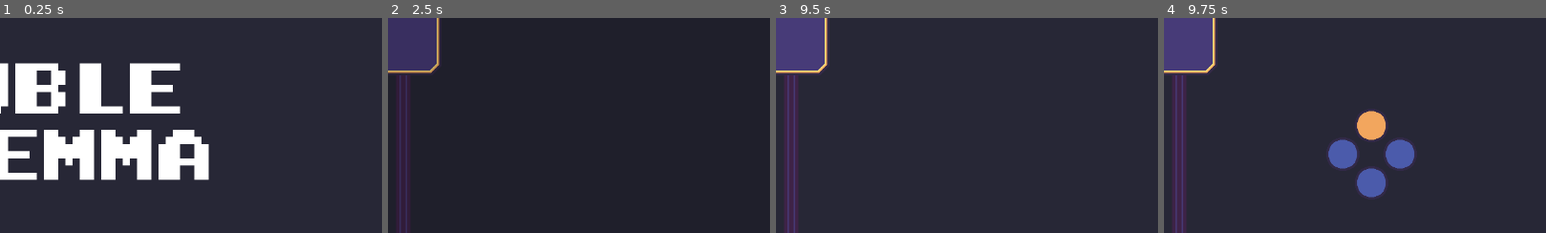
Above: before the commit, frames 1-4 (left to right).
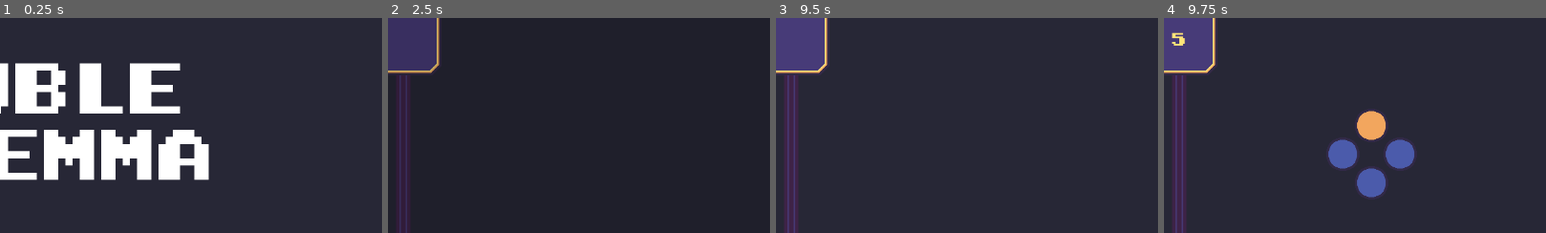
Above: after the commit, the same moments.

Repository: VileOar/js-final-proj
Game: Godot game, scene res://src/main_scenes/main_menu/main_menu.tscn
Same seed, same stepped clock (60 frames per second), same inputs: the game is played once before the commit and once after it.
Inputs (mouse positions are % of the whole screen's width and height, from its top left):
- Up to frame 1 (0.25 s): no input
- Up to frame 2 (2.5 s): click "Start Game" at 0.5 s; click "Start Game" at 1.25 s; click "Start Game" at 2 s
- Up to frame 3 (9.5 s): move the mouse to (72, 45) at 2.77 s; hold D (coop_right) 2.78-3.53 s; click (72, 45) at 2.92 s; move the mouse to (30, 55) at 3.52 s; hold S (coop_down) 3.53-4.28 s; move the mouse to (60, 28) at 4.27 s; hold D (coop_right) 4.28-5.03 s; move the mouse to (45, 70) at 5.02 s; hold W (coop_up) 5.03-5.78 s; click (45, 70) at 5.17 s; move the mouse to (80, 65) at 5.77 s; hold A (coop_left) 5.78-7.28 s; move the mouse to (20, 35) at 6.52 s; tap Enter at 7.25 s; move the mouse to (55, 50) at 7.27 s; hold S (coop_down) 7.28-8.03 s; click (55, 50) at 7.42 s; tap Space at 8 s; move the mouse to (35, 25) at 8.02 s; hold D (coop_right) 8.03-8.78 s; move the mouse to (72, 45) at 8.77 s; hold W (coop_up) from 8.78 s (still down)
- Up to frame 4 (9.75 s): move the mouse to (30, 55) at 9.52 s; release W (coop_up) at 9.53 s; hold D (coop_right) from 9.53 s (still down); click (30, 55) at 9.67 s
The pictures show only the part of the screen within x 48-98%, y 0-50%; the shares and areas given below are measured in that part.

Frames 1-3 are identical in both runs. In frame 4, 0.1% of the frame differs, in the area x 2-6%, y 6-13%.

Commit message:
started missing features and fixes
fixed incorrect round count
improved readability of round flow (code is no longer in animation_finished callback, but in a proper function instead)

Diff:
--- a/project.godot
+++ b/project.godot
@@ -12,7 +12,7 @@
 
 config/name="JS_Project"
 run/main_scene="res://src/main_scenes/main_menu/main_menu.tscn"
-config/features=PackedStringArray("4.2", "Forward Plus")
+config/features=PackedStringArray("4.3", "Forward Plus")
 config/icon="res://icon.svg"
 
 [autoload]
@@ -39,74 +39,74 @@
 
 ui_select={
 "deadzone": 0.5,
-"events": [Object(InputEventKey,"resource_local_to_scene":fa …(170 unchanged characters)… _keycode":0,"key_label":0,"unicode":32,"echo":false,"script":null)
+"events": [Object(InputEventKey,"resource_local_to_scene":fa …(170 unchanged characters)… _keycode":0,"key_label":0,"unicode":32,"location":0,"echo":false,"script":null)
 ]
 }
 ui_left={
 "deadzone": 0.5,
-"events": [Object(InputEventKey,"resource_local_to_scene":fa …(174 unchanged characters)… l_keycode":0,"key_label":0,"unicode":0,"echo":false,"script":null)
+"events": [Object(InputEventKey,"resource_local_to_scene":fa …(174 unchanged characters)… l_keycode":0,"key_label":0,"unicode":0,"location":0,"echo":false,"script":null)
 ]
 }
 ui_right={
 "deadzone": 0.5,
-"events": [Object(InputEventKey,"resource_local_to_scene":fa …(174 unchanged characters)… l_keycode":0,"key_label":0,"unicode":0,"echo":false,"script":null)
+"events": [Object(InputEventKey,"resource_local_to_scene":fa …(174 unchanged characters)… l_keycode":0,"key_label":0,"unicode":0,"location":0,"echo":false,"script":null)
 ]
 }
 ui_up={
 "deadzone": 0.5,
-"events": [Object(InputEventKey,"resource_local_to_scene":fa …(174 unchanged characters)… l_keycode":0,"key_label":0,"unicode":0,"echo":false,"script":null)
+"events": [Object(InputEventKey,"resource_local_to_scene":fa …(174 unchanged characters)… l_keycode":0,"key_label":0,"unicode":0,"location":0,"echo":false,"script":null)
 ]
 }
 ui_down={
 "deadzone": 0.5,
-"events": [Object(InputEventKey,"resource_local_to_scene":fa …(174 unchanged characters)… l_keycode":0,"key_label":0,"unicode":0,"echo":false,"script":null)
+"events": [Object(InputEventKey,"resource_local_to_scene":fa …(174 unchanged characters)… l_keycode":0,"key_label":0,"unicode":0,"location":0,"echo":false,"script":null)
 ]
 }
 coop_left={
 "deadzone": 0.5,
-"events": [Object(InputEventKey,"resource_local_to_scene":fa …(171 unchanged characters)… _keycode":0,"key_label":0,"unicode":97,"echo":false,"script":null)
+"events": [Object(InputEventKey,"resource_local_to_scene":fa …(171 unchanged characters)… _keycode":0,"key_label":0,"unicode":97,"location":0,"echo":false,"script":null)
 , Object(InputEventJoypadButton,"resource_local_to_scene":false,"resource_name":"","device":-1,"button_index":13,"pressure":0.0,"pressed":true,"script":null)
 ]
 }
 coop_right={
 "deadzone": 0.5,
-"events": [Object(InputEventKey,"resource_local_to_scene":fa …(172 unchanged characters)… keycode":0,"key_label":0,"unicode":100,"echo":false,"script":null)
+"events": [Object(InputEventKey,"resource_local_to_scene":fa …(172 unchanged characters)… keycode":0,"key_label":0,"unicode":100,"location":0,"echo":false,"script":null)
 , Object(InputEventJoypadButton,"resource_local_to_scene":false,"resource_name":"","device":-1,"button_index":14,"pressure":0.0,"pressed":true,"script":null)
 ]
 }
 coop_up={
 "deadzone": 0.5,
-"events": [Object(InputEventKey,"resource_local_to_scene":fa …(172 unchanged characters)… keycode":0,"key_label":0,"unicode":119,"echo":false,"script":null)
+"events": [Object(InputEventKey,"resource_local_to_scene":fa …(172 unchanged characters)… keycode":0,"key_label":0,"unicode":119,"location":0,"echo":false,"script":null)
 , Object(InputEventJoypadButton,"resource_local_to_scene":false,"resource_name":"","device":-1,"button_index":11,"pressure":0.0,"pressed":true,"script":null)
 ]
 }
 coop_down={
 "deadzone": 0.5,
-"events": [Object(InputEventKey,"resource_local_to_scene":fa …(172 unchanged characters)… keycode":0,"key_label":0,"unicode":115,"echo":false,"script":null)
+"events": [Object(InputEventKey,"resource_local_to_scene":fa …(172 unchanged characters)… keycode":0,"key_label":0,"unicode":115,"location":0,"echo":false,"script":null)
 , Object(InputEventJoypadButton,"resource_local_to_scene":false,"resource_name":"","device":-1,"button_index":12,"pressure":0.0,"pressed":true,"script":null)
 ]
 }
 defect_left={
 "deadzone": 0.5,
-"events": [Object(InputEventKey,"resource_local_to_scene":fa …(175 unchanged characters)… l_keycode":0,"key_label":0,"unicode":0,"echo":false,"script":null)
+"events": [Object(InputEventKey,"resource_local_to_scene":fa …(175 unchanged characters)… l_keycode":0,"key_label":0,"unicode":0,"location":0,"echo":false,"script":null)
 , Object(InputEventJoypadButton,"resource_local_to_scene":false,"resource_name":"","device":-1,"button_index":2,"pressure":0.0,"pressed":true,"script":null)
 ]
 }
 defect_right={
 "deadzone": 0.5,
-"events": [Object(InputEventKey,"resource_local_to_scene":fa …(175 unchanged characters)… l_keycode":0,"key_label":0,"unicode":0,"echo":false,"script":null)
+"events": [Object(InputEventKey,"resource_local_to_scene":fa …(175 unchanged characters)… l_keycode":0,"key_label":0,"unicode":0,"location":0,"echo":false,"script":null)
 , Object(InputEventJoypadButton,"resource_local_to_scene":false,"resource_name":"","device":-1,"button_index":1,"pressure":0.0,"pressed":true,"script":null)
 ]
 }
 defect_up={
 "deadzone": 0.5,
-"events": [Object(InputEventKey,"resource_local_to_scene":fa …(175 unchanged characters)… l_keycode":0,"key_label":0,"unicode":0,"echo":false,"script":null)
+"events": [Object(InputEventKey,"resource_local_to_scene":fa …(175 unchanged characters)… l_keycode":0,"key_label":0,"unicode":0,"location":0,"echo":false,"script":null)
 , Object(InputEventJoypadButton,"resource_local_to_scene":false,"resource_name":"","device":-1,"button_index":3,"pressure":0.0,"pressed":true,"script":null)
 ]
 }
 defect_down={
 "deadzone": 0.5,
-"events": [Object(InputEventKey,"resource_local_to_scene":fa …(175 unchanged characters)… l_keycode":0,"key_label":0,"unicode":0,"echo":false,"script":null)
+"events": [Object(InputEventKey,"resource_local_to_scene":fa …(175 unchanged characters)… l_keycode":0,"key_label":0,"unicode":0,"location":0,"echo":false,"script":null)
 , Object(InputEventJoypadButton,"resource_local_to_scene":false,"resource_name":"","device":-1,"button_index":0,"pressure":0.0,"pressed":true,"script":null)
 ]
 }
--- a/src/autoloads/Global.gd
+++ b/src/autoloads/Global.gd
@@ -35,10 +35,10 @@
 const WRONG_DELAY = 2.0
 
 ## total time for a round
-const ROUND_TIME = 20.0
+const ROUND_TIME = 5.0
 
 ## number of rounds in a game
-const NUM_ROUNDS = 5
+const NUM_ROUNDS = 2
 
 ## round lose penalty multiplier
 const LOSE_PENALTY_MULTIPLIER = 0.5
--- a/src/main_scenes/game/round_game/round_game.gd
+++ b/src/main_scenes/game/round_game/round_game.gd
@@ -51,7 +51,7 @@
 	else:
 		_dyad1.hide()
 
-	_anim.play("fade_in")
+	_setup_round()
 
 	Signals.new_player_answer.connect(_on_new_player_answer)
 
@@ -63,6 +63,7 @@
 func _start_round() -> void:
 	Global.play_music_track("")
 	_time_counter = Global.ROUND_TIME
+	_timer_label.text = str(_time_counter)
 
 	_unstable_dyads = 1
 	if SharedData.is_4player_mode(): # if 4 players also start the second one
@@ -85,7 +86,9 @@
 
 	_round_results_screen.hide()
 
-	_anim.play("fade_in")
+	_timer_label.hide()
+
+	_setup_round()
 
 
 ## func actually add the points to player data[br]
@@ -128,6 +131,31 @@
 	SharedData.add_player_score(3, p3_score)
 
 
+## wait for all round preparations to be complete (in-game animations like screen fade)
+func _setup_round():
+	Global.play_music_track("") # stop music before fade in
+	_anim.play('fade_in')
+	await _anim.animation_finished
+	if _anim.assigned_animation != 'fade_in': # sanity check
+		push_warning("Last played animation '%s' does not correspond to expected 'fade_in'")
+
+	_start_round()
+
+
+## advance to new round, depending on current round count, may restart or advance to end screen
+func _wrapup_round():
+	_anim.play('fade_out')
+	await _anim.animation_finished
+	if _anim.assigned_animation != 'fade_out': # sanity check
+		push_warning("Last played animation '%s' does not correspond to expected 'fade_out'")
+
+	_round += 1 # increment round counter
+	if _round >= Global.NUM_ROUNDS:
+		get_tree().change_scene_to_packed(_end_scene)
+	else:
+		_cleanup_round()
+
+
 # ------------------------------
 # || --- SIGNAL CALLBACKS --- ||
 # ------------------------------
@@ -136,7 +164,6 @@
 	_time_counter -= 1
 	_timer_label.text = str(_time_counter)
 	if _time_counter <= 0: # if time reached end
-		Global.play_music_track("")
 
 		_dyad0.stop_dyad()
 		_dyad1.stop_dyad()
@@ -154,17 +181,6 @@
 		_round_results_screen.start_point_solving(_round_stats)
 	else: # else, keep going
 		_timer.start(1)
-
-
-func _on_animation_player_animation_finished(anim_name):
-	if anim_name == "fade_in": # start round
-		_round += 1
-		_start_round()
-	elif anim_name == "fade_out": # cleanup round
-		if _round > Global.NUM_ROUNDS:
-			get_tree().change_scene_to_packed(_end_scene)
-		else:
-			_cleanup_round()
 
 
 ## for when a dyad reports being ready
@@ -177,10 +193,12 @@
 			_dyad1.start_dyad()
 		_timer.start(1)
 		Global.play_music_track("game")
-
-
+		_timer_label.show()
+
+
+## callback for when round results screen 'next round' button is pressed
 func _on_round_results_sreen_next_round():
-	_anim.play("fade_out")
+	_wrapup_round()
 
 
 ## callback to when an answer is created, for statistics
--- a/src/main_scenes/game/round_game/round_game.tscn
+++ b/src/main_scenes/game/round_game/round_game.tscn
@@ -108,6 +108,7 @@
 
 [node name="TimerLabel" type="Label" parent="MarginContainer/VBoxContainer/TimerContainer"]
 unique_name_in_owner = true
+visible = false
 layout_mode = 2
 theme_type_variation = &"ScoreLabel"
 horizontal_alignment = 1
@@ -157,4 +158,3 @@
 [connection signal="stable" from="MarginContainer/VBoxContainer/DyadContainer/Dyad0" to="." method="_on_dyad_stable"]
 [connection signal="stable" from="MarginContainer/VBoxContainer/DyadContainer/Dyad1" to="." method="_on_dyad_stable"]
 [connection signal="next_round" from="RoundResultsSreen" to="." method="_on_round_results_sreen_next_round"]
-[connection signal="animation_finished" from="AnimationPlayer" to="." method="_on_animation_player_animation_finished"]
Binary file added: assets/aseprite/double_dilemma.gif
Binary file changed: assets/aseprite/player.aseprite
Binary file added: assets/aseprite/splash_gif.aseprite
Not shown, changed: assets/fonts/Super_Mario_Bros_2.ttf.import
Not shown, changed: assets/fonts/dogica/OTF/dogica.otf.import
Not shown, changed: assets/fonts/dogica/OTF/dogicabold.otf.import
Not shown, changed: assets/fonts/dogica/OTF/dogicapixel.otf.import
Not shown, changed: assets/fonts/dogica/OTF/dogicapixelbold.otf.import
Not shown, changed: assets/fonts/dogica/TTF/dogica.ttf.import
Not shown, changed: assets/fonts/dogica/TTF/dogicabold.ttf.import
Not shown, changed: assets/fonts/dogica/TTF/dogicapixel.ttf.import
Not shown, changed: assets/fonts/dogica/TTF/dogicapixelbold.ttf.import
(and 8 more such lines)
